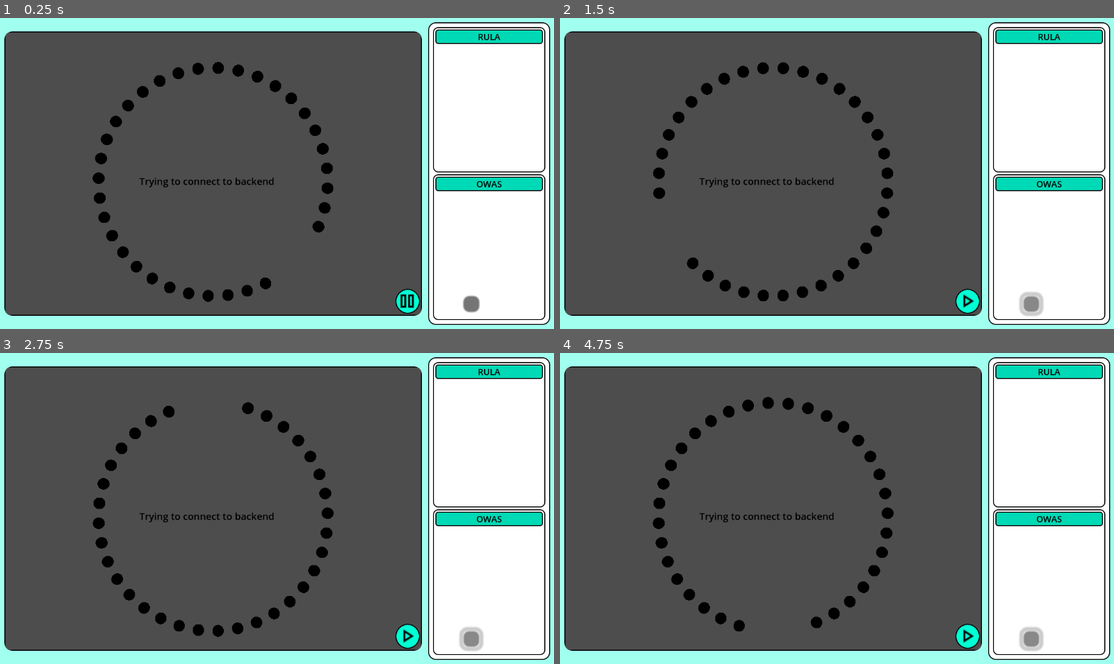
Above: before the commit, frames 1-4 (two rows, left to right).
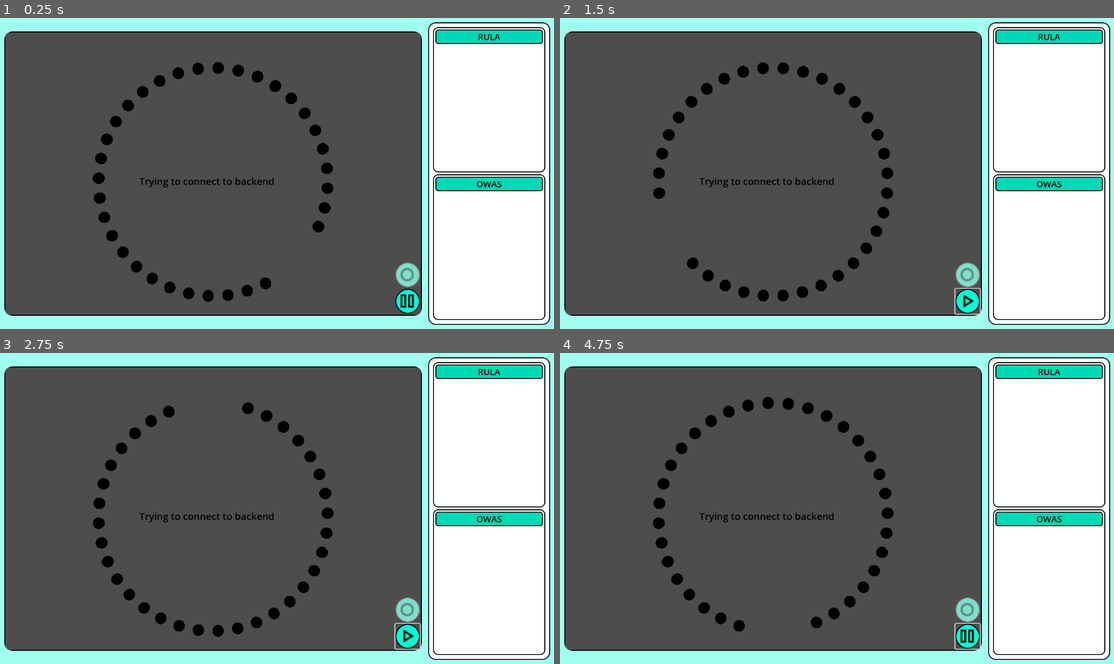
Above: after the commit, the same moments.

Repository: Leoronus/Pose-Evaluation-Project
Game: Godot game, scene res://scene.tscn
The game is run twice, just before and just after one commit, with the same random seed, the same clock (stepped at 60 frames per second) and the same inputs.
Inputs (mouse positions are in pixels of both pictures, inside the frame that each line leads up to):
- Up to frame 1 (0.25 s): no input
- Up to frame 2 (1.5 s): click (969, 301) at 0.5 s; click (1030, 304) at 1.27 s
- Up to frame 3 (2.75 s): click (470, 639) at 2.02 s
- Up to frame 4 (4.75 s): click (1030, 639) at 2.77 s; tap Enter at 3.5 s; hold Ctrl 3.53-4.28 s; tap Space at 3.77, 4.52 s; tap Ctrl at 4.35 s

The runs differ from the first frame. In frame 1, 0.4% of the frame differs, in the area x 71-87%, y 78-95%; in frame 2, 0.6%; in frame 3, 0.6%; in frame 4, 0.7%, in the area x 71-88%, y 78-96%.

Commit message:
recording, eval, result display working

Diff:
--- /dev/null
+++ b/Godot Project/Scripts/Data panel.gd
@@ -0,0 +1,24 @@
+extends VBoxContainer
+
+
+# Called when the node enters the scene tree for the first time.
+func _ready():
+	$PanelContainer3.hide()
+
+
+# Called every frame. 'delta' is the elapsed time since the previous frame.
+func _process(_delta):
+	pass
+
+
+func _on_websocket_interactor_analysis_received(results):
+	$PanelContainer3.show()
+	#$PanelContainer2.hide()
+	#$PanelContainer.hide()
+	$"PanelContainer3/VBoxContainer/Analysis text".text = \
+			"Back position: " + results["back_Position"] + \
+			"\nBack action: " + results["back_Action"] + \
+			"\n\nArms position: " + results["arms_Position"] + \
+			"\nArms action: " + results["arms_Action"] + \
+			"\n\nLegs position: " + results["legs_Position"] + \
+			"\nLegs action: " + results["legs_Action"]
--- a/Godot Project/Scripts/PythonScriptHandler.gd
+++ b/Godot Project/Scripts/PythonScriptHandler.gd
@@ -13,7 +13,7 @@
 			text = "Failed to launch backend."
 
 
-func _process(delta):
+func _process(_delta):
 	pass
 
 
--- /dev/null
+++ b/Godot Project/Scripts/RecordingButton.gd
@@ -0,0 +1,25 @@
+extends Button
+
+@export var icons: Array[Texture2D]
+var _initHidden: bool = false
+var init: bool = false
+
+
+# Called when the node enters the scene tree for the first time.
+func _ready():
+	disabled = true
+
+
+# Called every frame. 'delta' is the elapsed time since the previous frame.
+func _process(_delta):
+	if (disabled && init && !_initHidden):
+		disabled = false
+		_initHidden = true
+
+
+var currentIcon: int = 0
+func _on_button_up():
+	currentIcon = (currentIcon + 1) % 2;
+	icon = icons[currentIcon]
+	if currentIcon == 0:
+		disabled = true
--- a/Godot Project/Scripts/WebsocketInteractor.gd
+++ b/Godot Project/Scripts/WebsocketInteractor.gd
@@ -13,6 +13,7 @@
 signal BodyReceived(receivedLandmarks: Array[Dictionary])
 signal RulaReceived(leftScore: int, rightScore: int)
 signal OwasReceived(postureCode: Dictionary)
+signal AnalysisReceived(results: Dictionary)
 
 
 
@@ -37,8 +38,8 @@
 	if state == WebSocketPeer.STATE_OPEN:
 		text = ""
 		while _socket.get_available_packet_count():
-			var packet = _socket.get_packet()
-			var message = packetToString(packet)
+			var packet := _socket.get_packet()
+			var message := packetToString(packet)
 			#print("Received message: ", message)
 			var parsedArray: Array = Parser(message)
 			var tag: String = parsedArray[0]
@@ -50,6 +51,8 @@
 					RulaReceived.emit(dictArray[0]["left"], dictArray[0]["right"])
 				elif(tag == "OWAS"):
 					OwasReceived.emit(dictArray[0])
+				elif(tag == "Langzeit"):
+					AnalysisReceived.emit(dictArray[0])
 
 
 
@@ -71,7 +74,7 @@
 			for j in tempArr.size() if (msgArray[0] != "Body") else 4:
 				var item: String = tempArr[j]
 				var tuple: PackedStringArray = item.split(": ")
-				tempDict[tuple[0]] = float(tuple[1])
+				tempDict[tuple[0]] = tuple[1]
 			dictArray.append(tempDict)
 	var returnArray: Array = [msgArray[0], dictArray]
 	return returnArray
@@ -82,5 +85,5 @@
 	play = !play
 
 
-func _on_button_button_up():
-	_socket.send_text("whoop")
+func _on_recording_button_button_up():
+	_socket.send_text("recording")
--- a/Godot Project/Scripts/visualizationManager.gd
+++ b/Godot Project/Scripts/visualizationManager.gd
@@ -15,7 +15,7 @@
 		sphere.mesh = SphereMesh.new() # assign generic sphere mesh
 		sphere.name = "landmark " + str(i)
 		var angle_rad: float = deg_to_rad(10 * i)
-		sphere.transform.origin = Vector3(cos(angle_rad), sin(angle_rad), 0.0) # randomize each node's position, doesn't serve any real purpose
+		sphere.transform.origin = Vector3(cos(angle_rad), sin(angle_rad), 0.0)
 		sphere.scale = Vector3(1,1,1) * sphereSize
 		landmarks.append(sphere)
 		add_child(sphere) # make new node a child of the visualization manager's node
@@ -25,11 +25,13 @@
 	for i in 33: # update indicator sizes
 		var sphere = landmarks[i]
 		sphere.scale = Vector3(1,1,1) * sphereSize
-		if doneLoading: sphere.transform.origin += (landmarkTargets[i] - landmarks[i].transform.origin) * snapFactor
+		var moveVec := (landmarkTargets[i] - landmarks[i].transform.origin) * snapFactor
+		if (doneLoading && moveVec.length() > 0.01): sphere.transform.origin += moveVec
 
 	if(!doneLoading):
 		rotation_degrees += Vector3(0, 0, -90 * delta)
 	else:
+		$"../Control/CanvasLayer/RecordingButton".init = true
 		rotation_degrees = Vector3.ZERO
 
 
@@ -38,4 +40,4 @@
 	doneLoading = true
 	for i in 33:
 		var mark = receivedLandmarks[i]
-		landmarkTargets[i] = Vector3(mark["x"], mark["y"], mark["z"])
+		landmarkTargets[i] = Vector3(float(mark["x"]), float(mark["y"]), float(mark["z"]))
--- /dev/null
+++ b/Godot Project/icons/record_FILL0_wght400_GRAD0_opsz24.svg
@@ -0,0 +1 @@
+<svg xmlns="http://www.w3.org/2000/svg" height="24" viewBox="0 -960 960 960" width="24"><path d="M480-480Zm0 280q-116 0-198-82t-82-198q0-116 82-198t198-82q116 0 198 82t82 198q0 116-82 198t-198 82Zm0-80q83 0 141.5-58.5T680-480q0-83-58.5-141.5T480-680q-83 0-141.5 58.5T280-480q0 83 58.5 141.5T480-280Z"/></svg>
--- /dev/null
+++ b/Godot Project/icons/stop_FILL0_wght400_GRAD0_opsz24.svg
@@ -0,0 +1 @@
+<svg xmlns="http://www.w3.org/2000/svg" height="24" viewBox="0 -960 960 960" width="24"><path d="M320-640v320-320Zm-80 400v-480h480v480H240Zm80-80h320v-320H320v320Z"/></svg>
--- a/Godot Project/project.godot
+++ b/Godot Project/project.godot
@@ -19,3 +19,7 @@
 [dotnet]
 
 project/assembly_name="PoseEval"
+
+[editor_plugins]
+
+enabled=PackedStringArray("res://addons/Asset_Drawer/plugin.cfg")
--- a/Godot Project/scene.tscn
+++ b/Godot Project/scene.tscn
@@ -6,9 +6,13 @@
 [ext_resource type="Theme" uid="uid://c182j7qiysl7o" path="res://mainTheme.tres" id="4_a3r1g"]
 [ext_resource type="Script" path="res://Scripts/RULA label.gd" id="4_ioyu8"]
 [ext_resource type="Script" path="res://Scripts/OWAS label.gd" id="5_hplph"]
+[ext_resource type="Script" path="res://Scripts/Data panel.gd" id="5_iu052"]
 [ext_resource type="Texture2D" uid="uid://cseelwgtytwsm" path="res://icons/pause_FILL0_wght400_GRAD0_opsz24.svg" id="7_fwcpt"]
 [ext_resource type="Script" path="res://Scripts/PlayPause.gd" id="8_dmoa8"]
 [ext_resource type="Texture2D" uid="uid://bsahprpsxdsul" path="res://icons/play_arrow_FILL0_wght400_GRAD0_opsz24.svg" id="9_mq5h3"]
+[ext_resource type="Texture2D" uid="uid://b7ui2jsnepthn" path="res://icons/record_FILL0_wght400_GRAD0_opsz24.svg" id="10_fvdjy"]
+[ext_resource type="Script" path="res://Scripts/RecordingButton.gd" id="10_p12jx"]
+[ext_resource type="Texture2D" uid="uid://duki2jgu2qlg" path="res://icons/stop_FILL0_wght400_GRAD0_opsz24.svg" id="12_66i8o"]
 
 [sub_resource type="StyleBoxFlat" id="StyleBoxFlat_g3f6r"]
 bg_color = Color(1, 1, 1, 1)
@@ -71,7 +75,6 @@
 theme_override_colors/default_color = Color(1, 0, 0, 1)
 theme_override_font_sizes/normal_font_size = 40
 script = ExtResource("3_mxv28")
-startBackend = true
 
 [node name="background" type="ColorRect" parent="Control/CanvasLayer"]
 anchors_preset = 15
@@ -92,7 +95,7 @@
 offset_bottom = -0.280029
 theme = ExtResource("4_a3r1g")
 
-[node name="VBoxContainer" type="VBoxContainer" parent="Control/CanvasLayer/Panel"]
+[node name="Data panel" type="VBoxContainer" parent="Control/CanvasLayer/Panel"]
 clip_contents = true
 custom_minimum_size = Vector2(10, 10)
 layout_mode = 1
@@ -106,46 +109,64 @@
 grow_horizontal = 0
 grow_vertical = 2
 theme = ExtResource("4_a3r1g")
-
-[node name="PanelContainer" type="PanelContainer" parent="Control/CanvasLayer/Panel/VBoxContainer"]
-layout_mode = 2
-size_flags_vertical = 3
-theme = ExtResource("4_a3r1g")
-
-[node name="VBoxContainer" type="VBoxContainer" parent="Control/CanvasLayer/Panel/VBoxContainer/PanelContainer"]
-layout_mode = 2
-
-[node name="Label" type="Label" parent="Control/CanvasLayer/Panel/VBoxContainer/PanelContainer/VBoxContainer"]
+script = ExtResource("5_iu052")
+
+[node name="PanelContainer" type="PanelContainer" parent="Control/CanvasLayer/Panel/Data panel"]
+layout_mode = 2
+size_flags_vertical = 3
+theme = ExtResource("4_a3r1g")
+
+[node name="VBoxContainer" type="VBoxContainer" parent="Control/CanvasLayer/Panel/Data panel/PanelContainer"]
+layout_mode = 2
+
+[node name="Label" type="Label" parent="Control/CanvasLayer/Panel/Data panel/PanelContainer/VBoxContainer"]
 layout_mode = 2
 theme = ExtResource("4_a3r1g")
 text = "RULA"
 horizontal_alignment = 1
 vertical_alignment = 1
 
-[node name="RULA text" type="RichTextLabel" parent="Control/CanvasLayer/Panel/VBoxContainer/PanelContainer/VBoxContainer"]
+[node name="RULA text" type="RichTextLabel" parent="Control/CanvasLayer/Panel/Data panel/PanelContainer/VBoxContainer"]
 layout_mode = 2
 size_flags_vertical = 3
 script = ExtResource("4_ioyu8")
 
-[node name="PanelContainer2" type="PanelContainer" parent="Control/CanvasLayer/Panel/VBoxContainer"]
-layout_mode = 2
-size_flags_vertical = 3
-theme = ExtResource("4_a3r1g")
-
-[node name="VBoxContainer" type="VBoxContainer" parent="Control/CanvasLayer/Panel/VBoxContainer/PanelContainer2"]
-layout_mode = 2
-
-[node name="Label" type="Label" parent="Control/CanvasLayer/Panel/VBoxContainer/PanelContainer2/VBoxContainer"]
+[node name="PanelContainer2" type="PanelContainer" parent="Control/CanvasLayer/Panel/Data panel"]
+layout_mode = 2
+size_flags_vertical = 3
+theme = ExtResource("4_a3r1g")
+
+[node name="VBoxContainer" type="VBoxContainer" parent="Control/CanvasLayer/Panel/Data panel/PanelContainer2"]
+layout_mode = 2
+
+[node name="Label" type="Label" parent="Control/CanvasLayer/Panel/Data panel/PanelContainer2/VBoxContainer"]
 layout_mode = 2
 theme = ExtResource("4_a3r1g")
 text = "OWAS"
 horizontal_alignment = 1
 vertical_alignment = 1
 
-[node name="OWAS text" type="RichTextLabel" parent="Control/CanvasLayer/Panel/VBoxContainer/PanelContainer2/VBoxContainer"]
+[node name="OWAS text" type="RichTextLabel" parent="Control/CanvasLayer/Panel/Data panel/PanelContainer2/VBoxContainer"]
 layout_mode = 2
 size_flags_vertical = 3
 script = ExtResource("5_hplph")
+
+[node name="PanelContainer3" type="PanelContainer" parent="Control/CanvasLayer/Panel/Data panel"]
+layout_mode = 2
+size_flags_vertical = 3
+
+[node name="VBoxContainer" type="VBoxContainer" parent="Control/CanvasLayer/Panel/Data panel/PanelContainer3"]
+layout_mode = 2
+
+[node name="Label" type="Label" parent="Control/CanvasLayer/Panel/Data panel/PanelContainer3/VBoxContainer"]
+layout_mode = 2
+text = "Analyse"
+horizontal_alignment = 1
+vertical_alignment = 1
+
+[node name="Analysis text" type="RichTextLabel" parent="Control/CanvasLayer/Panel/Data panel/PanelContainer3/VBoxContainer"]
+layout_mode = 2
+size_flags_vertical = 3
 
 [node name="BoxContainer" type="BoxContainer" parent="Control/CanvasLayer"]
 anchors_preset = 15
@@ -198,18 +219,30 @@
 script = ExtResource("8_dmoa8")
 icons = Array[Texture2D]([ExtResource("7_fwcpt"), ExtResource("9_mq5h3")])
 
-[node name="Button" type="Button" parent="Control/CanvasLayer"]
-offset_left = 964.0
-offset_top = 578.0
-offset_right = 972.0
-offset_bottom = 586.0
-scale = Vector2(4.15285, 4.15285)
-
+[node name="RecordingButton" type="Button" parent="Control/CanvasLayer"]
+anchors_preset = -1
+anchor_left = 0.762
+anchor_top = 0.955
+anchor_right = 0.762
+anchor_bottom = 0.955
+offset_left = -54.824
+offset_top = -110.84
+offset_right = -3.8241
+offset_bottom = -58.84
+theme = ExtResource("4_a3r1g")
+icon = ExtResource("10_fvdjy")
+icon_alignment = 1
+expand_icon = true
+script = ExtResource("10_p12jx")
+icons = Array[Texture2D]([ExtResource("10_fvdjy"), ExtResource("12_66i8o")])
+
+[connection signal="AnalysisReceived" from="Control/CanvasLayer/WebsocketInteractor" to="Control/CanvasLayer/Panel/Data panel" method="_on_websocket_interactor_analysis_received"]
 [connection signal="BodyReceived" from="Control/CanvasLayer/WebsocketInteractor" to="visualizationManager" method="_on_websocket_interactor_body_received"]
 [connection signal="BodyReceived" from="Control/CanvasLayer/WebsocketInteractor" to="Control/CanvasLayer/PlayPause" method="_on_websocket_interactor_body_received"]
-[connection signal="OwasReceived" from="Control/CanvasLayer/WebsocketInteractor" to="Control/CanvasLayer/Panel/VBoxContainer/PanelContainer2/VBoxContainer/OWAS text" method="_on_websocket_interactor_owas_received"]
-[connection signal="RulaReceived" from="Control/CanvasLayer/WebsocketInteractor" to="Control/CanvasLayer/Panel/VBoxContainer/PanelContainer/VBoxContainer/RULA text" method="_on_websocket_interactor_rula_received"]
+[connection signal="OwasReceived" from="Control/CanvasLayer/WebsocketInteractor" to="Control/CanvasLayer/Panel/Data panel/PanelContainer2/VBoxContainer/OWAS text" method="_on_websocket_interactor_owas_received"]
+[connection signal="RulaReceived" from="Control/CanvasLayer/WebsocketInteractor" to="Control/CanvasLayer/Panel/Data panel/PanelContainer/VBoxContainer/RULA text" method="_on_websocket_interactor_rula_received"]
 [connection signal="tree_exiting" from="Control/CanvasLayer/PythonScriptHandler" to="Control/CanvasLayer/PythonScriptHandler" method="_on_tree_exiting"]
 [connection signal="button_up" from="Control/CanvasLayer/PlayPause" to="Control/CanvasLayer/WebsocketInteractor" method="_on_play_pause_button_up"]
 [connection signal="button_up" from="Control/CanvasLayer/PlayPause" to="Control/CanvasLayer/PlayPause" method="_on_button_up"]
-[connection signal="button_up" from="Control/CanvasLayer/Button" to="Control/CanvasLayer/WebsocketInteractor" method="_on_button_button_up"]
+[connection signal="button_up" from="Control/CanvasLayer/RecordingButton" to="Control/CanvasLayer/WebsocketInteractor" method="_on_recording_button_button_up"]
+[connection signal="button_up" from="Control/CanvasLayer/RecordingButton" to="Control/CanvasLayer/RecordingButton" method="_on_button_up"]
Not shown, added: Godot Project/addons/Asset_Drawer/FileSystem.gd
Not shown, added: Godot Project/addons/Asset_Drawer/plugin.cfg
Not shown, added: Godot Project/icons/record_FILL0_wght400_GRAD0_opsz24.svg.import
Not shown, added: Godot Project/icons/stop_FILL0_wght400_GRAD0_opsz24.svg.import
Not shown: 1 places in Godot Project/scene.tscn that only renumber resources
Not shown, changed: ScoringManagement/LongTimeEval.py
Not shown, changed: TrackingManagement/body.py
Not shown, changed: TrackingManagement/bodyParts.py
Not shown, changed: TrackingManagement/recording.py
Not shown, changed: main.py
